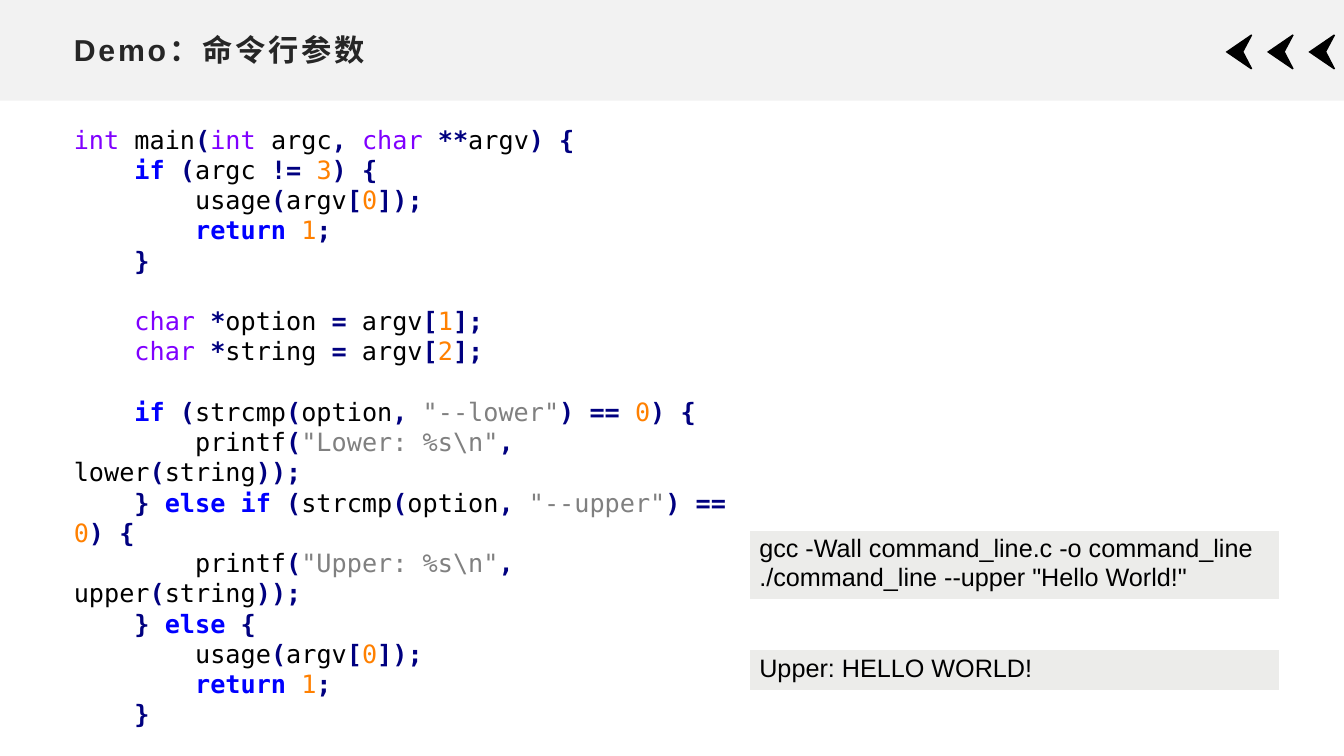
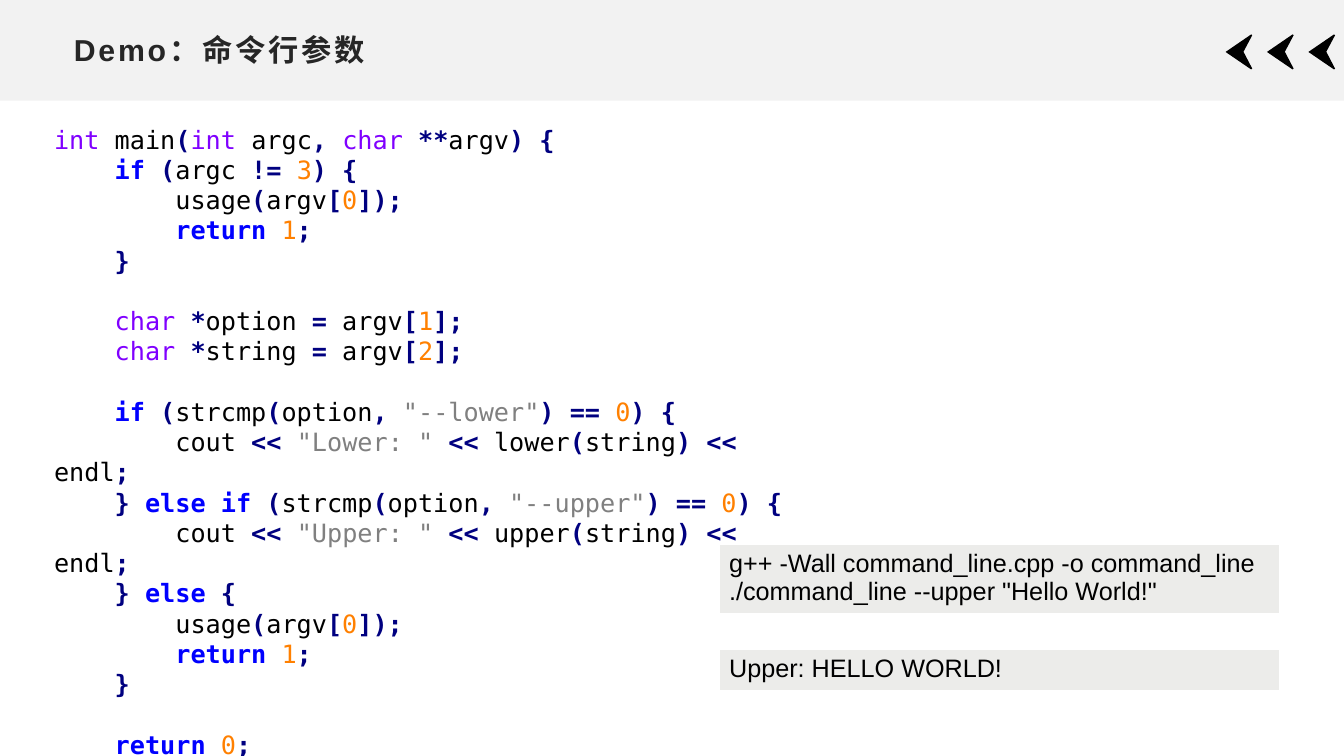
Before and after one commit to xdai02/C_Plus_Plus, a slide deck: slide 25 of slides/Chapter7.pptx. Drawn at 1344x756 pixels with LibreOffice and Linux fonts; fonts in the diff are those of the drawing. Boxes give left, top, right and bottom in pixels: in the first picture for what was removed or moved away, otherwise in the second. Text is boxed around its words. In the diff, an @@ line names an element or a change of style, - is before the commit and + after.

```diff
--- a/slides/Chapter7.pptx
+++ b/slides/Chapter7.pptx
@@ text "int main(int argc, char **argv) ...": place and size @@
-text "int main(int argc, char **argv) ..." at box(74, 130, 681, 697)
+text "int main(int argc, char **argv) ..." at box(54, 130, 751, 756)
@@ text "int main(int argc, char **argv) ..." at box(54, 130, 751, 756): alignment justified to left @@
@@ text at box(54, 431, 691, 485): text changed @@
-printf("Lower: %s\n", lower(string));
+cout << "Lower: " << lower(string) << endl;
@@ text at box(54, 523, 691, 576): text changed @@
-printf("Upper: %s\n", upper(string));
+cout << "Upper: " << upper(string) << endl;
@@ table at box(719, 544, 1280, 615) @@
@@ row 1, column 1: "gcc -Wall command_line.c -o command_line / ./command_line --upper "Hello World!"" to "g++ -Wall command_line.cpp -o command_line / ./command_line --upper "Hello World!"" @@
@@ table: place and size @@
-table at box(749, 530, 1280, 601)
+table at box(719, 544, 1280, 615)
@@ table: place and size @@
-table at box(749, 649, 1280, 692)
+table at box(719, 649, 1280, 692)
```
Also in this commit, not shown: 16 other slides changed, 4 slides added, 2 other files.
